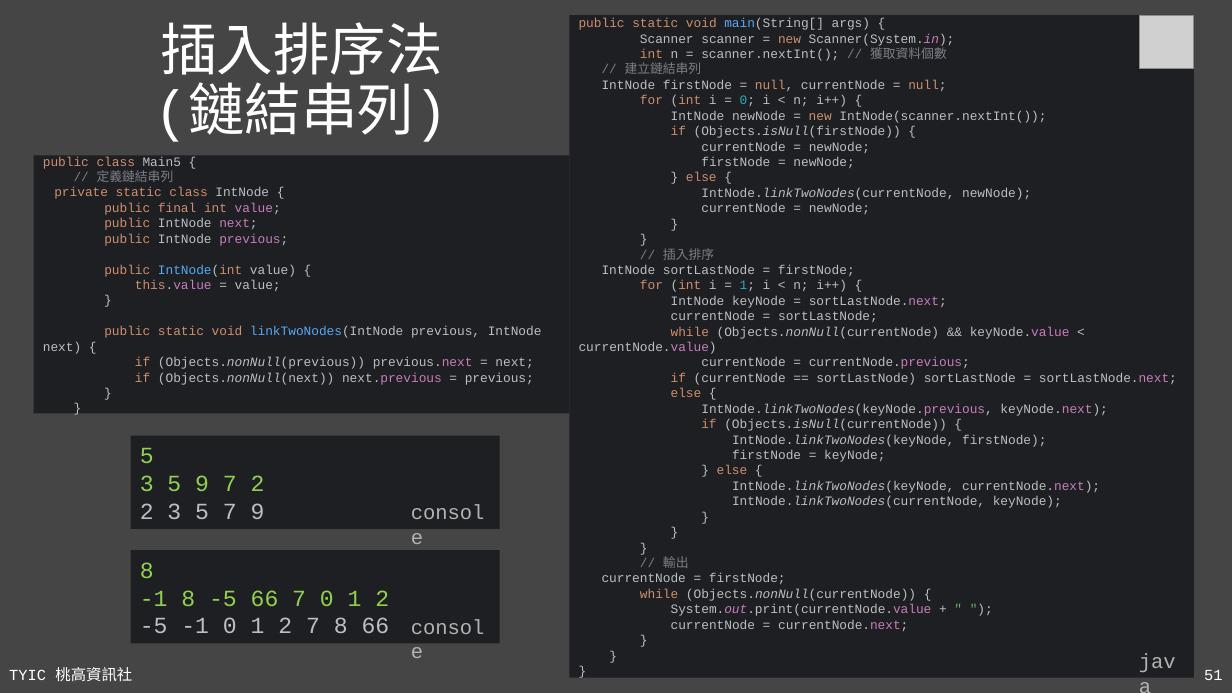
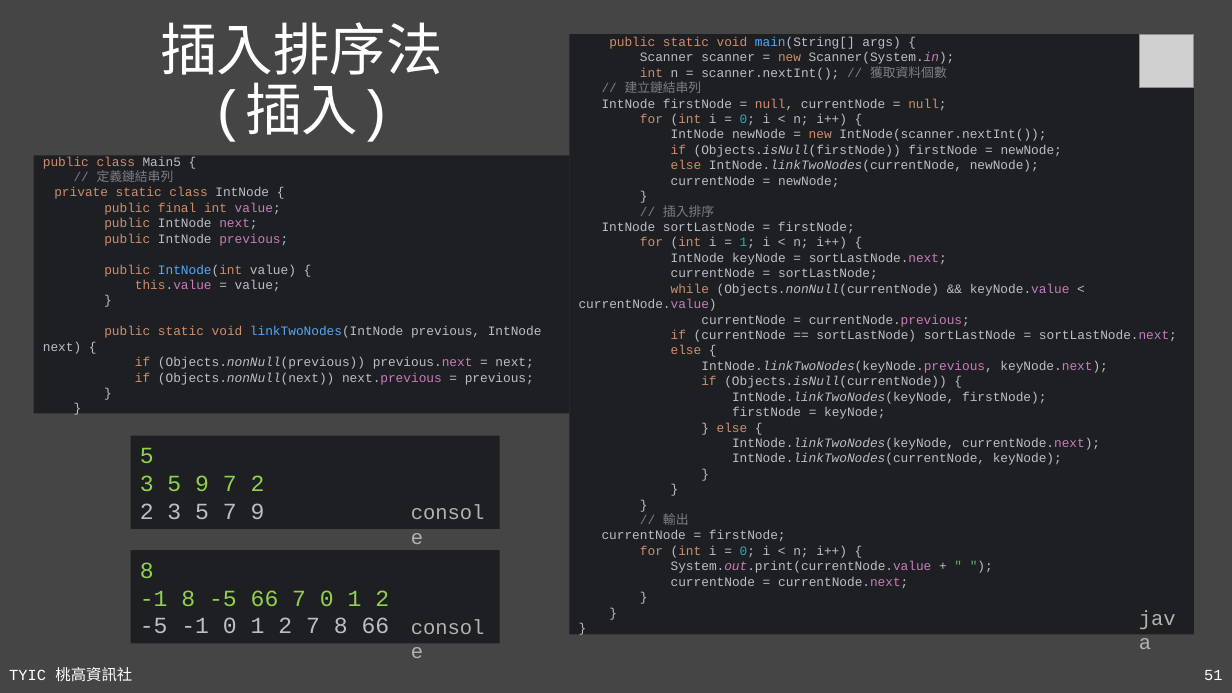
Before and after one commit to TYSHIC/slides, a slide deck: slide 51 of ppt/90_基礎資料結構與演算法.pptx. Drawn at 1232x693 pixels with LibreOffice and Linux fonts; fonts in the diff are those of the drawing; grey boxes stand for pictures. Boxes give left, top, right and bottom in pixels: in the first picture for what was removed or moved away, otherwise in the second. Text is boxed around its words. In the diff, an @@ line names an element or a change of style, - is before the commit and + after.

```diff
--- a/ppt/90_基礎資料結構與演算法.pptx
+++ b/ppt/90_基礎資料結構與演算法.pptx
@@ title at (160, 22, 442, 142): text changed @@
-插入排序法
-(鏈結串列)
+插入排序法
+(插入)
@@ rectangle "public static void main(String[] args) ...": place and size @@
-rectangle "public static void main(String[] args) ..." at (569, 16, 1194, 678)
+rectangle "public static void main(String[] args) ..." at (569, 34, 1194, 635)
@@ text in rectangle at (579, 37, 1177, 588): text changed @@
-public static void main(String[] args) {
-Scanner scanner = new Scanner(System.in);
-int n = scanner.nextInt(); // 獲取資料個數
-// 建立鏈結串列
-IntNode firstNode = null, currentNode = null;
-for (int i = 0; i < n; i++) {
-IntNode newNode = new IntNode(scanner.nextInt());
-if (Objects.isNull(firstNode)) {
-currentNode = newNode;
-firstNode = newNode;
-} else {
-IntNode.linkTwoNodes(currentNode, newNode);
-currentNode = newNode;
-}
-}
-// 插入排序
-IntNode sortLastNode = firstNode;
-for (int i = 1; i < n; i++) {
-IntNode keyNode = sortLastNode.next;
-currentNode = sortLastNode;
-while (Objects.nonNull(currentNode) && keyNode.value < currentNode.value)
-currentNode = currentNode.previous;
-if (currentNode == sortLastNode) sortLastNode = sortLastNode.next;
-else {
-IntNode.linkTwoNodes(keyNode.previous, keyNode.next);
-if (Objects.isNull(currentNode)) {
-IntNode.linkTwoNodes(keyNode, firstNode);
-firstNode = keyNode;
-} else {
-IntNode.linkTwoNodes(keyNode, currentNode.next);
-IntNode.linkTwoNodes(currentNode, keyNode);
-}
-}
-}
-// 輸出
-currentNode = firstNode;
-while (Objects.nonNull(currentNode)) {
-System.out.print(currentNode.value + " ");
-currentNode = currentNode.next;
-}
-}
-}
+public static void main(String[] args) {
+Scanner scanner = new Scanner(System.in);
+int n = scanner.nextInt(); // 獲取資料個數
+// 建立鏈結串列
+IntNode firstNode = null, currentNode = null;
+for (int i = 0; i < n; i++) {
+IntNode newNode = new IntNode(scanner.nextInt());
+if (Objects.isNull(firstNode)) firstNode = newNode;
+else IntNode.linkTwoNodes(currentNode, newNode);
+currentNode = newNode;
+}
+// 插入排序
+IntNode sortLastNode = firstNode;
+for (int i = 1; i < n; i++) {
+IntNode keyNode = sortLastNode.next;
+currentNode = sortLastNode;
+while (Objects.nonNull(currentNode) && keyNode.value < currentNode.value)
+currentNode = currentNode.previous;
+if (currentNode == sortLastNode) sortLastNode = sortLastNode.next;
+else {
+IntNode.linkTwoNodes(keyNode.previous, keyNode.next);
+if (Objects.isNull(currentNode)) {
+IntNode.linkTwoNodes(keyNode, firstNode);
+firstNode = keyNode;
+} else {
+IntNode.linkTwoNodes(keyNode, currentNode.next);
+IntNode.linkTwoNodes(currentNode, keyNode);
+}
+}
+}
+// 輸出
+currentNode = firstNode;
+for (int i = 0; i < n; i++) {
+System.out.print(currentNode.value + " ");
+currentNode = currentNode.next;
+}
+}
+}
@@ picture: place and size @@
-picture at (1140, 16, 1194, 69)
+picture at (1140, 34, 1194, 88)
@@ text "java": place and size @@
-text "java" at (1130, 643, 1194, 677)
+text "java" at (1130, 601, 1194, 635)
```
Also in this commit, not shown: 7 other slides changed, 21 other files.
